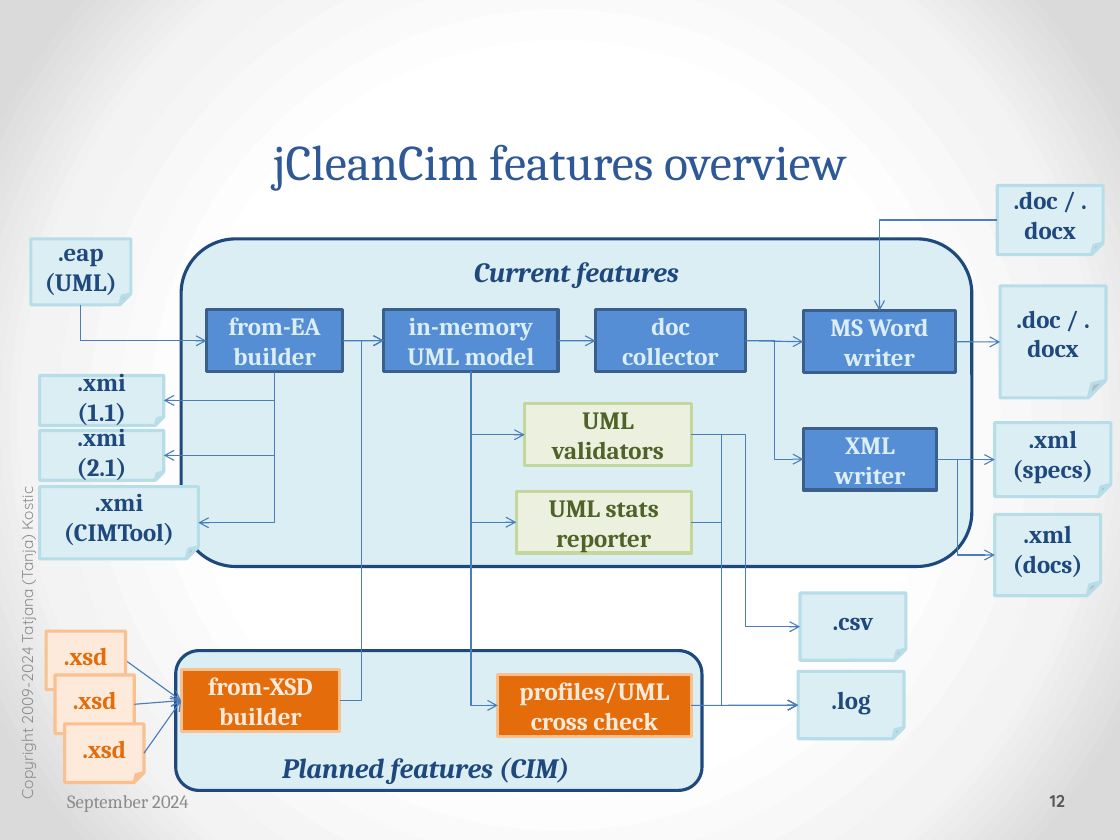
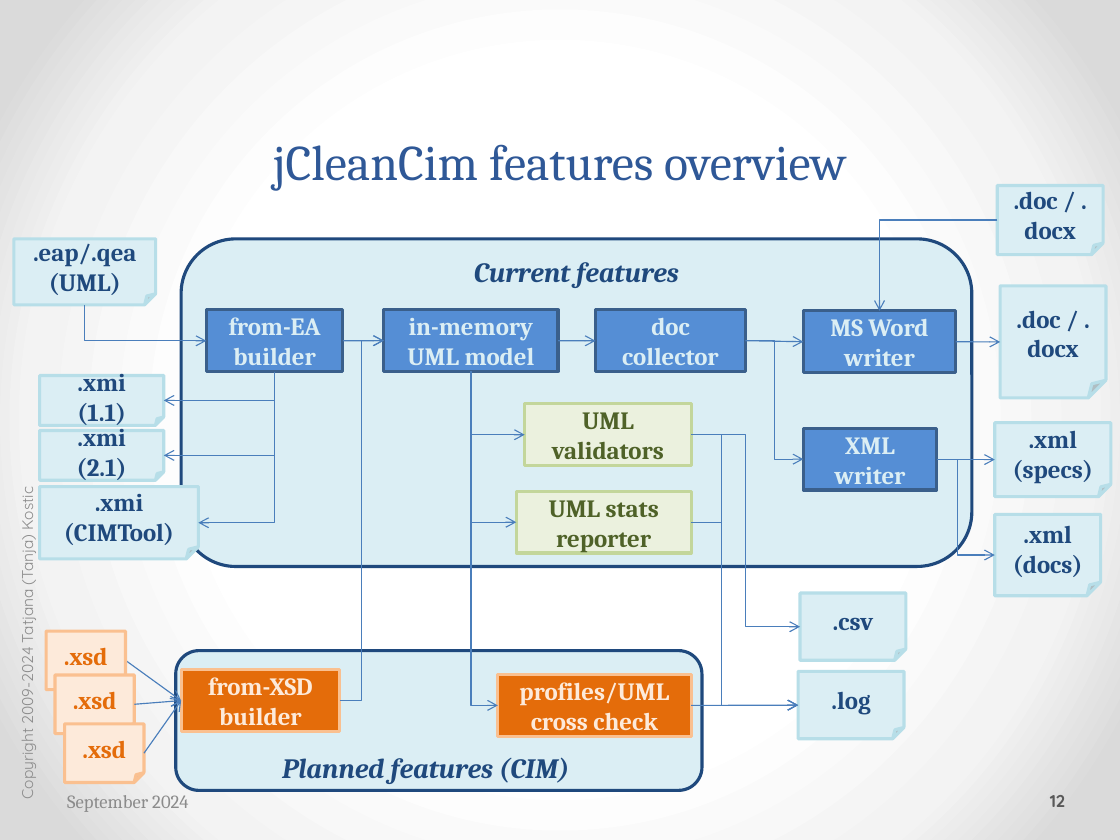
Before and after one commit to cimug-org/jCleanCim, a slide deck: slide 12 of doc/jCleanCimIntro.pptx. Drawn at 1120x840 pixels with LibreOffice and Linux fonts; fonts in the diff are those of the drawing. Boxes give left, top, right and bottom in pixels: in the first picture for what was removed or moved away, otherwise in the second. Text is boxed around its words. In the diff, an @@ line names an element or a change of style, - is before the commit and + after.

```diff
--- a/doc/jCleanCimIntro.pptx
+++ b/doc/jCleanCimIntro.pptx
@@ folded corner ".eap/.qea (UML)": place and size @@
-folded corner ".eap/.qea (UML)" at (31, 239, 131, 305)
+folded corner ".eap/.qea (UML)" at (13, 239, 156, 305)
@@ text in folded corner at (33, 244, 137, 295): text changed @@
-.eap (UML)
+.eap/.qea (UML)
@@ elbow arrow moved from (81, 305) - (206, 340) to (85, 305) - (206, 340) @@
```
Also in this commit, not shown: 24 other slides changed, 4 other files.
